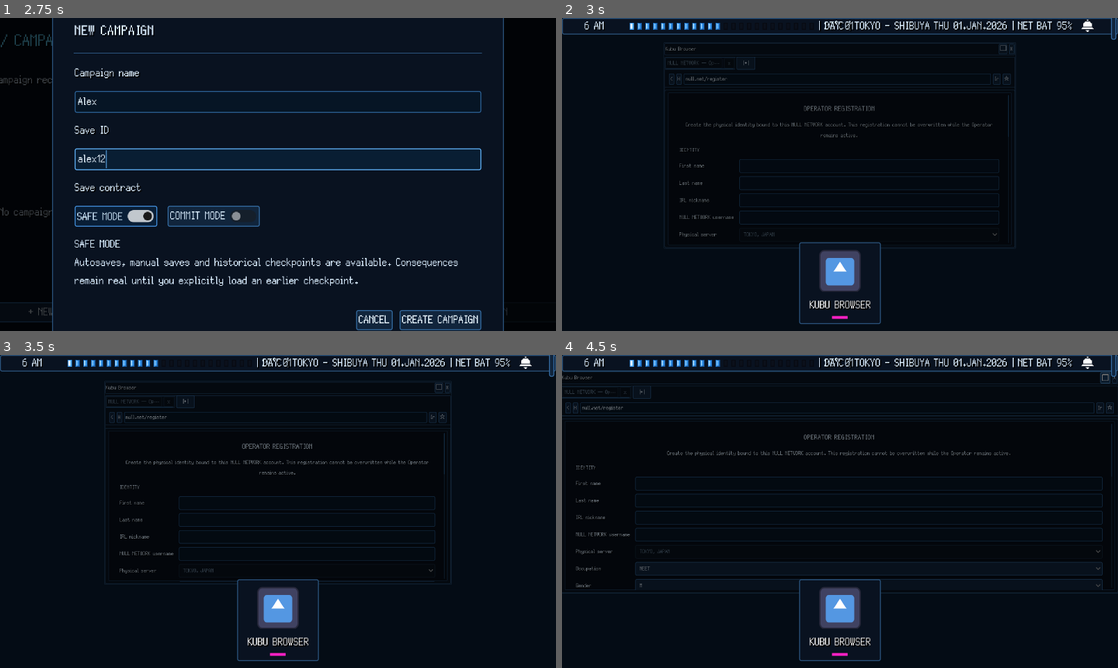
Above: before the commit, frames 1-4 (two rows, left to right).
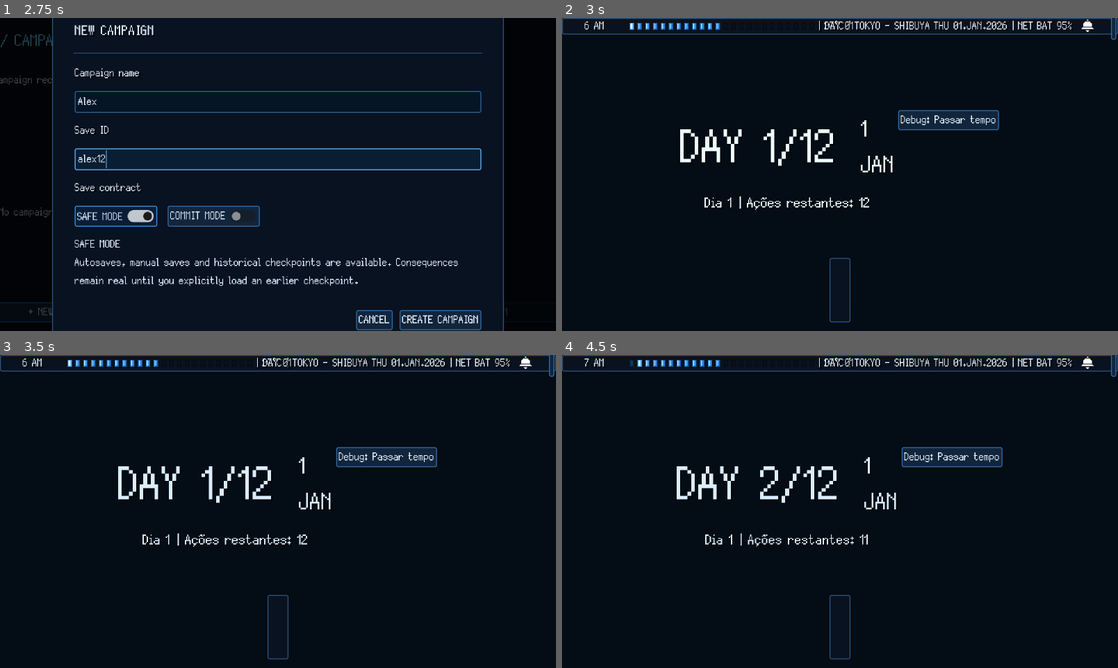
Above: after the commit, the same moments.

Repository: GYU-GAZE/NULL-NETWORK
Game: Godot game, scene res://core/bootstrap/bootstrap.tscn
Two runs of this game, one before a commit and one after it. Both use one fixed random seed, a clock stepped at 60 frames per second and the inputs below. The engine's default icon, where the game draws it, is replaced by a stand-in: a white triangle on a blue panel in a dark square.
Inputs (mouse positions are in pixels of both pictures, inside the frame that each line leads up to):
- Up to frame 1 (2.75 s): click "+ NEW CAMPAIGN" at 0.5 s; click (278, 102) at 1.27 s; type "Alex" at 1.35 s; click (278, 158) at 1.5 s; type "12" at 1.58 s; click "+ NEW CAMPAIGN" at 2 s
- Up to frame 2 (3 s): click "CREATE CAMPAIGN" at 2.75 s
- Up to frame 3 (3.5 s): no input
- Up to frame 4 (4.5 s): click "Debug: Passar tempo" at 3.5 s; click (1001, 386) at 4.25 s, where only the run before the commit has a clickable "□"

Frame 1 is identical in both runs. In frame 2, 5.3% of the frame differs, in the area x 18-82%, y 8-98%; in frame 3, 5.7%; in frame 4, 7.2%, in the area x 0-100%, y 1-98%.
Error after the commit: Parse Error: Could not preload resource file "res://data/content/game_content_catalog.tres". (res://core/autoloads/content_registry.gd:9)

Commit message:
content(dialogue): add compact box and overflow showcase copy

Diff:
--- a/data/content/dialogues/prologue_null_network_welcome.tres
+++ b/data/content/dialogues/prologue_null_network_welcome.tres
@@ -194,7 +194,7 @@
 choice_id = "special"
 text = "[SPECIAL] Reply using the hidden handshake."
 conditions = SubResource("Conditions_special")
-effects = Array[ExtResource("9_effect")]([SubResource("Effect_special_flag")])
+effects = Array[Ext_resource("9_effect")]([SubResource("Effect_special_flag")])
 tendency_changes = Array[int]([0, 1, 1, 0])
 next_node_id = "outro"
 
@@ -202,7 +202,7 @@
 script = ExtResource("3_node")
 node_id = "intro"
 speaker_id = "player"
-text = "Six profiles resolve around the encrypted channel."
+text = "Connection established.\nOperator signature accepted.\nNavigator channel mounted.\nSix encrypted profiles resolved.\nNo route is marked as safe.\nThe network is listening."
 portrait_states = Array[ExtResource("5_portrait_state")]([SubResource("Portrait_left_1"), SubResource("Portrait_left_2"), SubResource("Portrait_left_3"), SubResource("Portrait_right_1"), SubResource("Portrait_right_2"), SubResource("Portrait_right_3")])
 effects_on_enter = Array[ExtResource("9_effect")]([SubResource("Effect_intro_counter")])
 next_node_id = "decision"
@@ -211,7 +211,7 @@
 script = ExtResource("3_node")
 node_id = "decision"
 speaker_id = "tenya"
-text = "The channel recognizes you. How do you answer?"
+text = "The channel recognizes your registration signature.\nThe handshake remains incomplete.\nSix profiles are watching the same route.\nYour first response will be logged.\nThe network will remember the pattern.\nHow do you answer?"
 portrait_states = Array[ExtResource("5_portrait_state")]([SubResource("Portrait_left_1"), SubResource("Portrait_left_2"), SubResource("Portrait_left_3"), SubResource("Portrait_right_1"), SubResource("Portrait_right_2"), SubResource("Portrait_right_3")])
 choices = Array[ExtResource("4_choice")]([SubResource("Choice_logic_paid"), SubResource("Choice_valour"), SubResource("Choice_sync"), SubResource("Choice_self"), SubResource("Choice_special")])
 
